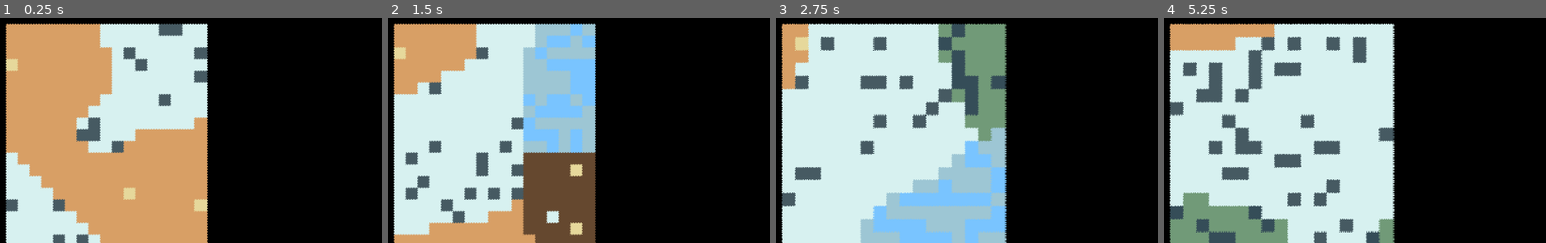
Above: before the commit, frames 1-4 (left to right).
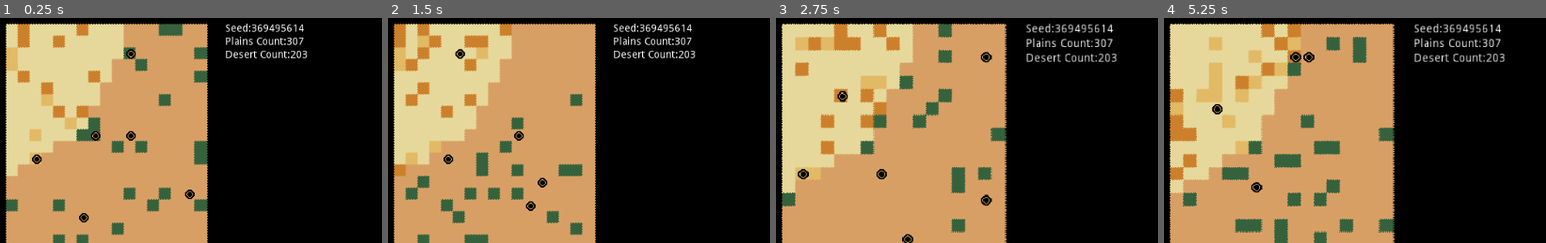
Above: after the commit, the same moments.

Repository: devonps/simple-terrain-gen
Game: Godot game, scene res://WorldGenerator.tscn
The game is run twice, just before and just after one commit, with the same random seed, the same clock (stepped at 60 frames per second) and the same inputs.
Inputs (mouse positions are in pixels of both pictures, inside the frame that each line leads up to):
- Up to frame 1 (0.25 s): no input
- Up to frame 2 (1.5 s): tap Enter (ui_accept) at 0.5, 0.77, 1.25 s; move the mouse to (outside the picture) at 0.52 s; hold Mouse wheel up (zoom_in) 0.53-1.25 s; click (outside the picture) at 0.67 s; drag from (outside the picture) to (outside the picture) at 1.27 s
- Up to frame 3 (2.75 s): tap Enter (ui_accept) at 2 s; move the mouse to (outside the picture) at 2.02 s; hold Mouse wheel up (zoom_in) from 2.03 s (still down); click (outside the picture) at 2.17 s
- Up to frame 4 (5.25 s): release Mouse wheel up (zoom_in) at 2.75 s; tap Enter (ui_accept) at 2.75, 3.5, 3.77, 4.25 s; drag from (outside the picture) to (outside the picture) at 2.77 s; move the mouse to (1397, 90) at 3.52 s; hold Mouse wheel up (zoom_in) 3.53-4.25 s; click (1397, 90) at 3.67 s; drag from (outside the picture) to (outside the picture) at 4.27 s; move the mouse to (1206, 22) at 5.02 s; hold Mouse wheel up (zoom_in) from 5.03 s (still down); click (1206, 22) at 5.17 s

The runs differ from the first frame. In frame 1, 36% of the frame differs, in the area x 1-81%, y 2-100%; in frame 2, 50%; in frame 3, 59%; in frame 4, 59%, in the area x 1-90%, y 2-100%.

Commit message:
Building towns

Diff:
--- a/WorldGenerator.gd
+++ b/WorldGenerator.gd
@@ -4,36 +4,47 @@
 export var height = 30
 
 onready var tilemap = $TileMap
+onready var townsMap = $towns
+onready var plainslabel = $debug/HBoxContainer/Test1/PlainsLabel
+onready var desertlabel = $debug/HBoxContainer/Test1/DesertLabel
+onready var waterlabel = $debug/HBoxContainer/Test1/WaterLabel
+onready var forestlabel = $debug/HBoxContainer/Test1/ForestLabel
+onready var hillslabel = $debug/HBoxContainer/Test1/HillsLabel
+onready var mountlabel = $debug/HBoxContainer/Test1/MountainsLabel
+onready var snowlabel = $debug/HBoxContainer/Test1/SnowLabel
+onready var seedlabel = $debug/HBoxContainer/Test1/seedlabel
 
 var temperature = {}
 var moisture = {}
 var altitude = {}
 var biome = {}
 var openSimplexNoise = OpenSimplexNoise.new()
+var number_of_towns = 10
 
 var tiles = {
-	"desert_dark": 0,
-	"desert_light": 1,
-	"desert_lightest": 2,
-	"forest_dark": 3,
-	"forest_light": 4,
-	"grass_dark": 5,
-	"grass_light": 6,
-	"hills_dark": 7,
-	"hills_light": 8,
-	"lake_dark": 9,
+	"grass_light": 0,
+	"grass_dark": 1,
+	"mountains_dark": 2,
+	"mountains_light": 3,
+	"hills_light": 4,
+	"hills_dark": 5,
+	"snow_cap": 6,
+	"snow": 7,
+	"river_dark": 8,
+	"riverbank_light": 9,
 	"lake_light": 10,
-	"mountains_dark": 11,
-	"mountains_light": 12,
-	"river_dark": 13,
-	"riverbank_light": 14,
-	"snow": 15,
-	"snow_cap": 16
+	"lake_dark": 11,
+	"desert_light": 12,
+	"desert_lightest": 13,
+	"desert_dark": 14,
+	"forest_light": 15,
+	"forest_dark": 16,
+	"town": 17
 }
 
 var biome_data = {
 	"plains": {"grass_light": 0.90, "grass_dark": 0.10},
-	"desert": {"desert_dark": 0.98, "mountains_light": 0.02},
+	"desert": {"desert_dark": 0.15, "desert_light": 0.80, "desert_lightest": 0.05},
 	"water": {"lake_dark": 1},
 	"forest": {"forest_dark": 0.30, "forest_light": 0.70},
 	"hills": {"hills_light": 0.5, "hills_dark": 0.5},
@@ -54,7 +65,7 @@
 
 func generate_map(per, oct):
 	randomize()
-	openSimplexNoise.seed = randi()
+	openSimplexNoise.seed = 369495614
 	openSimplexNoise.period = per
 	openSimplexNoise.octaves = oct
 
@@ -69,18 +80,86 @@
 	temperature = generate_map(150,5)
 	moisture = generate_map(150,5)
 	altitude = generate_map(150,5)
-	print(openSimplexNoise.seed)
 	set_tile(width, height)
+	place_towns(number_of_towns)
 
 
 func _input(event):
 	if event.is_action_pressed("ui_accept"):
 		get_tree().reload_current_scene()
 
+func place_towns(max_towns):
+	var town_locations = []
+	for town in max_towns:
+		var px = 0
+		var py = 0
+		var pos = Vector2(px, py)
+		var valid_town_location = false
+		while !valid_town_location:
+			px = int(rand_range(0, width))
+			py = int(rand_range(0, height))
+			if town_not_on_edge_of_map(px, py):
+				pos = Vector2(px, py)
+				if !town_allready_placed_here(town_locations, pos):
+					if town_not_near_another(town_locations, px, py):
+						valid_town_location = true
+						town_locations.append(pos)
+						townsMap.set_cellv(pos, 17)
+# towns cannot be placed within 2 squares of another town
+	for x in town_locations.size():
+		print(town_locations[x])
+
+func town_not_on_edge_of_map(px, py):
+	if (px > 0 and px < width - 1) and (py > 0 and py < height - 1):
+		return true
+	return false
+
+func town_allready_placed_here(town_locations, pos):
+	for x in town_locations.size():
+		if pos == town_locations[x]:
+			return true
+	return false
+
+func town_not_near_another(town_locations, px, py):
+	var tx = false
+	var ty = false
+	print("check town")
+	var found_safe_loc = false
+	if town_locations.size() > 1:
+		for x in town_locations.size():
+			var ex = town_locations[x].x
+			var ey = town_locations[x].y
+
+			print ("pos x:", abs(px - ex))
+			print ("pos y:", abs(py - ey))
+
+			if abs(px - ex) > 1:
+				tx = true
+			if abs(py - ey) > 1:
+				ty = true
+			if tx == true and ty == true:
+				print("found safe location")
+				found_safe_loc = true
+		if found_safe_loc:
+			return true
+		else:
+			return false
+	else:
+		return true
+
+
+
+
 func set_tile(width, height):
-
 	var ground_tile_count = 0
 	var non_ground_tile_count = 0
+	var desert_tile_count = 0
+	var plains_tile_count = 0
+	var water_tile_count = 0
+	var forest_tile_count = 0
+	var hills_tile_count = 0
+	var mountains_tile_count = 0
+	var snow_tile_count = 0
 
 	for x in width:
 		for y in height:
@@ -97,21 +176,25 @@
 					biome[pos] = "desert"
 					tilemap.set_cellv(pos, random_tile(biome_data,"desert"))
 					updateBiomeCount("desert")
+					desert_tile_count += 1
 				#plains
 				elif between(moist, 0.05, 0.4):
 					biome[pos] = "plains"
 					tilemap.set_cellv(pos, random_tile(biome_data,"plains"))
 					updateBiomeCount("plains")
+					plains_tile_count += 1
 					#forests
 				elif between(moist, 0.4, 0.85):
 					biome[pos] = "forest"
 					tilemap.set_cellv(pos, random_tile(biome_data,"forest"))
 					updateBiomeCount("forest")
+					forest_tile_count += 1
 				#lake/body of water
 				elif between(moist, 0.85, 1.0):
 					biome[pos] = "water"
 					tilemap.set_cellv(pos, random_tile(biome_data,"water"))
 					updateBiomeCount("water")
+					water_tile_count += 1
 			else:
 				non_ground_tile_count += 1
 			# then anything above ground level
@@ -121,21 +204,41 @@
 						biome[pos] = "snow"
 						tilemap.set_cellv(pos, random_tile(biome_data,"snow"))
 						updateBiomeCount("snow")
+						snow_tile_count += 1
 					else:
 						biome[pos] = "hills"
 						tilemap.set_cellv(pos, random_tile(biome_data,"hills"))
 						updateBiomeCount("hills")
+						hills_tile_count += 1
 				#mountains
 				elif between(alt, 0.8, 1.0):
 					biome[pos] = "mountains"
 					tilemap.set_cellv(pos, random_tile(biome_data,"mountains"))
 					updateBiomeCount("mountains")
-	print("Total tile count: ", ground_tile_count + non_ground_tile_count)
-	print("Total ground tile count: ", ground_tile_count)
-	print("Total hills/mountain tile count: ", non_ground_tile_count)
-
-	for biome in biomeCounts:
-		print("Count of ", biome, " : ", biomeCounts[biome])
+					mountains_tile_count += 1
+
+	seedlabel.text = "Seed:" + str(openSimplexNoise.seed)
+	if plains_tile_count > 0:
+		plainslabel.visible = true
+		plainslabel.text = "Plains Count:" + str(plains_tile_count)
+	if desert_tile_count > 0:
+		desertlabel.visible = true
+		desertlabel.text = "Desert Count:" + str(desert_tile_count)
+	if water_tile_count > 0:
+		waterlabel.visible = true
+		waterlabel.text = "Water Count:" + str(water_tile_count)
+	if forest_tile_count > 0:
+		forestlabel.visible = true
+		forestlabel.text = "Forest Count:" + str(forest_tile_count)
+	if hills_tile_count > 0:
+		hillslabel.visible = true
+		hillslabel.text = "Hills Count:" + str(hills_tile_count)
+	if mountains_tile_count > 0:
+		mountlabel.visible = true
+		mountlabel.text = "Mountains Count:" + str(mountains_tile_count)
+	if snow_tile_count > 0:
+		snowlabel.visible = true
+		snowlabel.text = "Snow Count:" + str(snow_tile_count)
 
 func updateBiomeCount(biomeType):
 	var counter = biomeCounts.get(biomeType)
--- a/WorldGenerator.tscn
+++ b/WorldGenerator.tscn
@@ -5,7 +5,7 @@
 [ext_resource path="res://terrain16x16.png" type="Texture" id=3]
 
 [sub_resource type="TileSet" id=3]
-0/name = "Grass-light"
+0/name = "0 Grass-light"
 0/texture = ExtResource( 3 )
 0/tex_offset = Vector2( 0, 0 )
 0/modulate = Color( 1, 1, 1, 1 )
@@ -19,7 +19,7 @@
 0/shape_one_way_margin = 0.0
 0/shapes = [  ]
 0/z_index = 0
-1/name = "Grass-dark"
+1/name = "1 Grass-dark"
 1/texture = ExtResource( 3 )
 1/tex_offset = Vector2( 0, 0 )
 1/modulate = Color( 1, 1, 1, 1 )
@@ -33,7 +33,7 @@
 1/shape_one_way_margin = 0.0
 1/shapes = [  ]
 1/z_index = 0
-2/name = "Mountains-dark"
+2/name = "2 Mountains-dark"
 2/texture = ExtResource( 3 )
 2/tex_offset = Vector2( 0, 0 )
 2/modulate = Color( 1, 1, 1, 1 )
@@ -47,7 +47,7 @@
 2/shape_one_way_margin = 0.0
 2/shapes = [  ]
 2/z_index = 0
-3/name = "Mountais-light"
+3/name = "3  Mountais-light"
 3/texture = ExtResource( 3 )
 3/tex_offset = Vector2( 0, 0 )
 3/modulate = Color( 1, 1, 1, 1 )
@@ -61,7 +61,7 @@
 3/shape_one_way_margin = 0.0
 3/shapes = [  ]
 3/z_index = 0
-4/name = "Hills-light"
+4/name = "4  Hills-light"
 4/texture = ExtResource( 3 )
 4/tex_offset = Vector2( 0, 0 )
 4/modulate = Color( 1, 1, 1, 1 )
@@ -75,7 +75,7 @@
 4/shape_one_way_margin = 0.0
 4/shapes = [  ]
 4/z_index = 0
-5/name = "Hills-dark"
+5/name = "5 Hills-dark"
 5/texture = ExtResource( 3 )
 5/tex_offset = Vector2( 0, 0 )
 5/modulate = Color( 1, 1, 1, 1 )
@@ -89,7 +89,7 @@
 5/shape_one_way_margin = 0.0
 5/shapes = [  ]
 5/z_index = 0
-6/name = "Snow-cap"
+6/name = "6  Snow-cap"
 6/texture = ExtResource( 3 )
 6/tex_offset = Vector2( 0, 0 )
 6/modulate = Color( 1, 1, 1, 1 )
@@ -103,7 +103,7 @@
 6/shape_one_way_margin = 0.0
 6/shapes = [  ]
 6/z_index = 0
-7/name = "Snow"
+7/name = "7 Snow"
 7/texture = ExtResource( 3 )
 7/tex_offset = Vector2( 0, 0 )
 7/modulate = Color( 1, 1, 1, 1 )
@@ -117,7 +117,7 @@
 7/shape_one_way_margin = 0.0
 7/shapes = [  ]
 7/z_index = 0
-8/name = "Riverbank-light"
+8/name = "8 Riverbank-light"
 8/texture = ExtResource( 3 )
 8/tex_offset = Vector2( 0, 0 )
 8/modulate = Color( 1, 1, 1, 1 )
@@ -131,7 +131,7 @@
 8/shape_one_way_margin = 0.0
 8/shapes = [  ]
 8/z_index = 0
-9/name = "River-dark"
+9/name = "9 River-dark"
 9/texture = ExtResource( 3 )
 9/tex_offset = Vector2( 0, 0 )
 9/modulate = Color( 1, 1, 1, 1 )
@@ -145,7 +145,7 @@
 9/shape_one_way_margin = 0.0
 9/shapes = [  ]
 9/z_index = 0
-10/name = "Lake-light"
+10/name = "10 Lake-light"
 10/texture = ExtResource( 3 )
 10/tex_offset = Vector2( 0, 0 )
 10/modulate = Color( 1, 1, 1, 1 )
@@ -159,7 +159,7 @@
 10/shape_one_way_margin = 0.0
 10/shapes = [  ]
 10/z_index = 0
-11/name = "Lake-dark"
+11/name = "11 Lake-dark"
 11/texture = ExtResource( 3 )
 11/tex_offset = Vector2( 0, 0 )
 11/modulate = Color( 1, 1, 1, 1 )
@@ -173,7 +173,7 @@
 11/shape_one_way_margin = 0.0
 11/shapes = [  ]
 11/z_index = 0
-12/name = "Desert-lightest"
+12/name = "12 Desert-lightest"
 12/texture = ExtResource( 3 )
 12/tex_offset = Vector2( 0, 0 )
 12/modulate = Color( 1, 1, 1, 1 )
@@ -187,7 +187,7 @@
 12/shape_one_way_margin = 0.0
 12/shapes = [  ]
 12/z_index = 0
-13/name = "Desert-light"
+13/name = "13 Desert-light"
 13/texture = ExtResource( 3 )
 13/tex_offset = Vector2( 0, 0 )
 13/modulate = Color( 1, 1, 1, 1 )
@@ -201,7 +201,7 @@
 13/shape_one_way_margin = 0.0
 13/shapes = [  ]
 13/z_index = 0
-14/name = "Desert-dark"
+14/name = "14 Desert-dark"
 14/texture = ExtResource( 3 )
 14/tex_offset = Vector2( 0, 0 )
 14/modulate = Color( 1, 1, 1, 1 )
@@ -215,7 +215,7 @@
 14/shape_one_way_margin = 0.0
 14/shapes = [  ]
 14/z_index = 0
-15/name = "Forest-light"
+15/name = "15 Forest-light"
 15/texture = ExtResource( 3 )
 15/tex_offset = Vector2( 0, 0 )
 15/modulate = Color( 1, 1, 1, 1 )
@@ -229,7 +229,7 @@
 15/shape_one_way_margin = 0.0
 15/shapes = [  ]
 15/z_index = 0
-16/name = "Forest-dark"
+16/name = "16 Forest-dark"
 16/texture = ExtResource( 3 )
 16/tex_offset = Vector2( 0, 0 )
 16/modulate = Color( 1, 1, 1, 1 )
@@ -243,6 +243,20 @@
 16/shape_one_way_margin = 0.0
 16/shapes = [  ]
 16/z_index = 0
+17/name = "17 town"
+17/texture = ExtResource( 3 )
+17/tex_offset = Vector2( 0, 0 )
+17/modulate = Color( 1, 1, 1, 1 )
+17/region = Rect2( 323, 0, 19, 19 )
+17/tile_mode = 0
+17/occluder_offset = Vector2( 0, 0 )
+17/navigation_offset = Vector2( 0, 0 )
+17/shape_offset = Vector2( 0, 0 )
+17/shape_transform = Transform2D( 1, 0, 0, 1, 0, 0 )
+17/shape_one_way = false
+17/shape_one_way_margin = 0.0
+17/shapes = [  ]
+17/z_index = 0
 
 [node name="WorldGenerator" type="Node2D"]
 script = ExtResource( 1 )
@@ -254,6 +268,87 @@
 cell_size = Vector2( 16, 16 )
 format = 1
 
+[node name="towns" type="TileMap" parent="."]
+tile_set = SubResource( 3 )
+cell_size = Vector2( 16, 16 )
+format = 1
+
 [node name="Camera2D" type="Camera2D" parent="."]
 current = true
 script = ExtResource( 2 )
+
+[node name="debug" type="Control" parent="."]
+anchor_right = 1.0
+anchor_bottom = 1.0
+margin_left = 387.0
+
+[node name="HBoxContainer" type="HBoxContainer" parent="debug"]
+anchor_left = 1.0
+anchor_right = 1.0
+anchor_bottom = 1.0
+margin_left = -88.0
+
+[node name="Test1" type="VBoxContainer" parent="debug/HBoxContainer"]
+margin_right = 59.0
+margin_bottom = 14.0
+
+[node name="seedlabel" type="Label" parent="debug/HBoxContainer/Test1"]
+margin_right = 59.0
+margin_bottom = 14.0
+custom_colors/font_color = Color( 1, 1, 1, 1 )
+text = "Seed:000"
+
+[node name="PlainsLabel" type="Label" parent="debug/HBoxContainer/Test1"]
+visible = false
+margin_right = 95.0
+margin_bottom = 14.0
+custom_colors/font_color = Color( 1, 1, 1, 1 )
+text = "Plains:000"
+
+[node name="DesertLabel" type="Label" parent="debug/HBoxContainer/Test1"]
+visible = false
+margin_top = 18.0
+margin_right = 95.0
+margin_bottom = 32.0
+custom_colors/font_color = Color( 1, 1, 1, 1 )
+text = "Desert:000"
+
+[node name="WaterLabel" type="Label" parent="debug/HBoxContainer/Test1"]
+visible = false
+margin_top = 18.0
+margin_right = 95.0
+margin_bottom = 32.0
+custom_colors/font_color = Color( 1, 1, 1, 1 )
+text = "Water:000"
+
+[node name="ForestLabel" type="Label" parent="debug/HBoxContainer/Test1"]
+visible = false
+margin_top = 18.0
+margin_right = 95.0
+margin_bottom = 32.0
+custom_colors/font_color = Color( 1, 1, 1, 1 )
+text = "Forest:000"
+
+[node name="HillsLabel" type="Label" parent="debug/HBoxContainer/Test1"]
+visible = false
+margin_top = 18.0
+margin_right = 95.0
+margin_bottom = 32.0
+custom_colors/font_color = Color( 1, 1, 1, 1 )
+text = "Hills:000"
+
+[node name="MountainsLabel" type="Label" parent="debug/HBoxContainer/Test1"]
+visible = false
+margin_top = 18.0
+margin_right = 95.0
+margin_bottom = 32.0
+custom_colors/font_color = Color( 1, 1, 1, 1 )
+text = "Mountains:000"
+
+[node name="SnowLabel" type="Label" parent="debug/HBoxContainer/Test1"]
+visible = false
+margin_top = 18.0
+margin_right = 61.0
+margin_bottom = 32.0
+custom_colors/font_color = Color( 1, 1, 1, 1 )
+text = "Snow:000"
Binary file changed: terrain16x16.png
